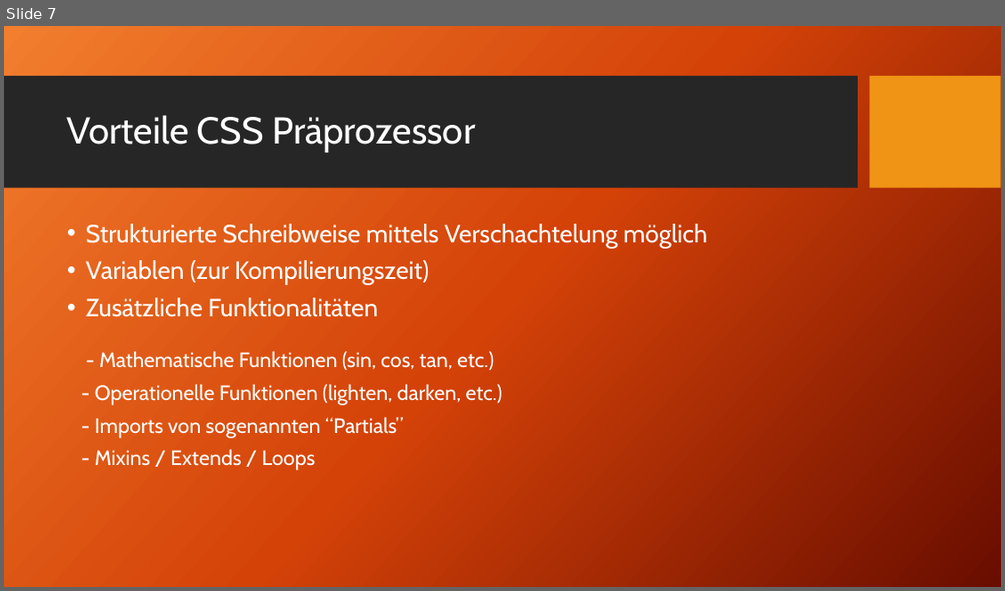
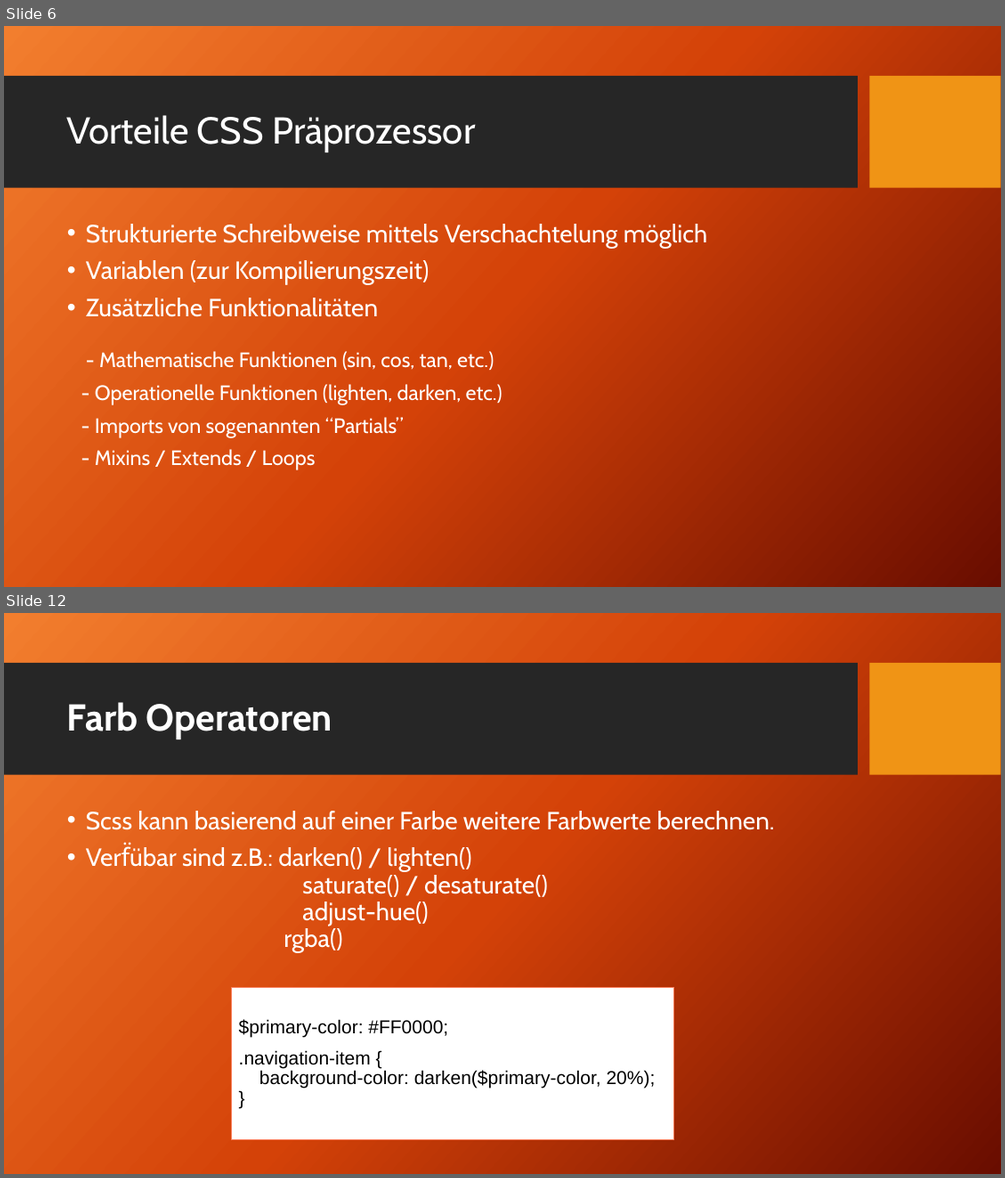
Before and after one commit to TomFrey/htmlCssBasicUebungen, a slide deck: sass Schulung.pptx. Shown one above the other, each under a label of ours: slide 7 before the commit, slides 6 and 12 after it; the slides between them are not shown. The pictures are 1005x591 and 1005x1178 pixels, drawn with LibreOffice and Linux fonts; fonts in the diff are those of the drawing; background and template pictures are left out. Boxes give left, top, right and bottom in pixels: in the first picture for what was removed or moved away, otherwise in the second. Text is boxed around its words. In the diff, an @@ line names an element or a change of style, - is before the commit and + after.

```diff
--- a/sass Schulung.pptx
+++ b/sass Schulung.pptx
@@ slide 12 added at box(4, 613, 1001, 1174), background picture (left out); not listed: 2 template elements that a slide beside it also shows @@
@@ title added at box(67, 702, 332, 739), 36 pt, text #FFFFFF, bold @@
+Farb Operatoren
@@ text added at box(86, 811, 775, 953), 24 pt, text #FFFFFF @@
+• Scss kann basierend auf einer Farbe weitere Farbwerte berechnen.
+• Verf̈übar sind z.B.: darken() / lighten()
+  saturate() / desaturate()
+  adjust-hue()
+  rgba()
@@ rectangle added at box(231, 988, 674, 1140), fill #FFFFFF, outline #FA7E5C 1 pt, 18 pt, text #000000 @@
+$primary-color: #FF0000;
+.navigation-item {
+background-color: darken($primary-color, 20%);
+}
@@ what was slide 7 is now slide 6 @@
```
Also in this commit, not shown: 3 slides changed, 22 other slides added, 4 slides removed, 1 other file.
